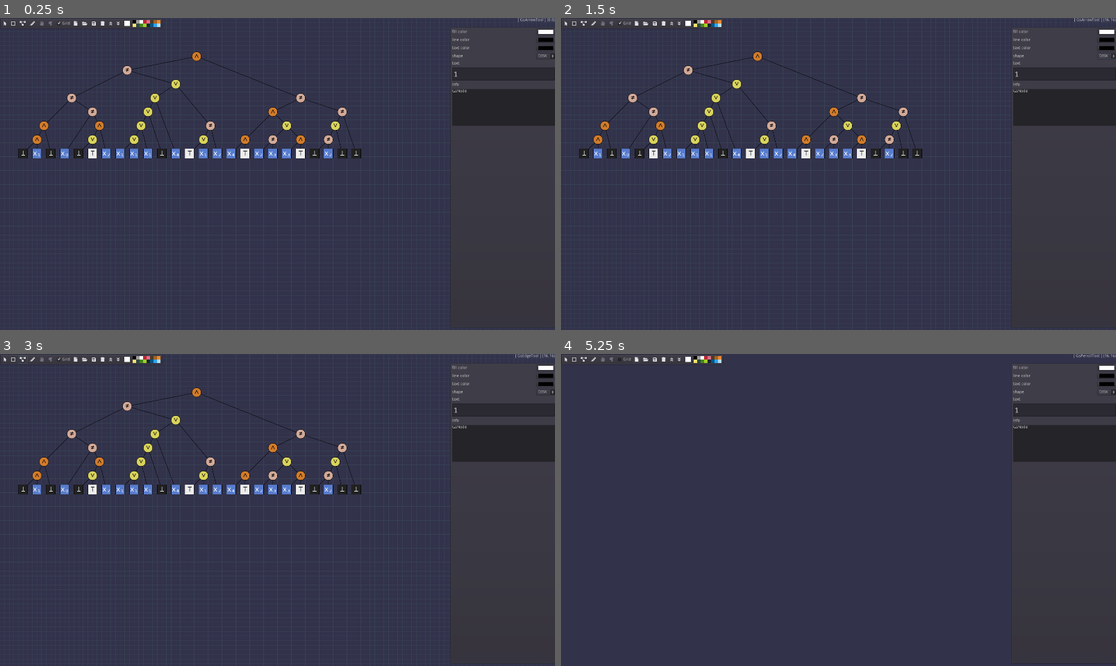
Above: before the commit, frames 1-4 (two rows, left to right).
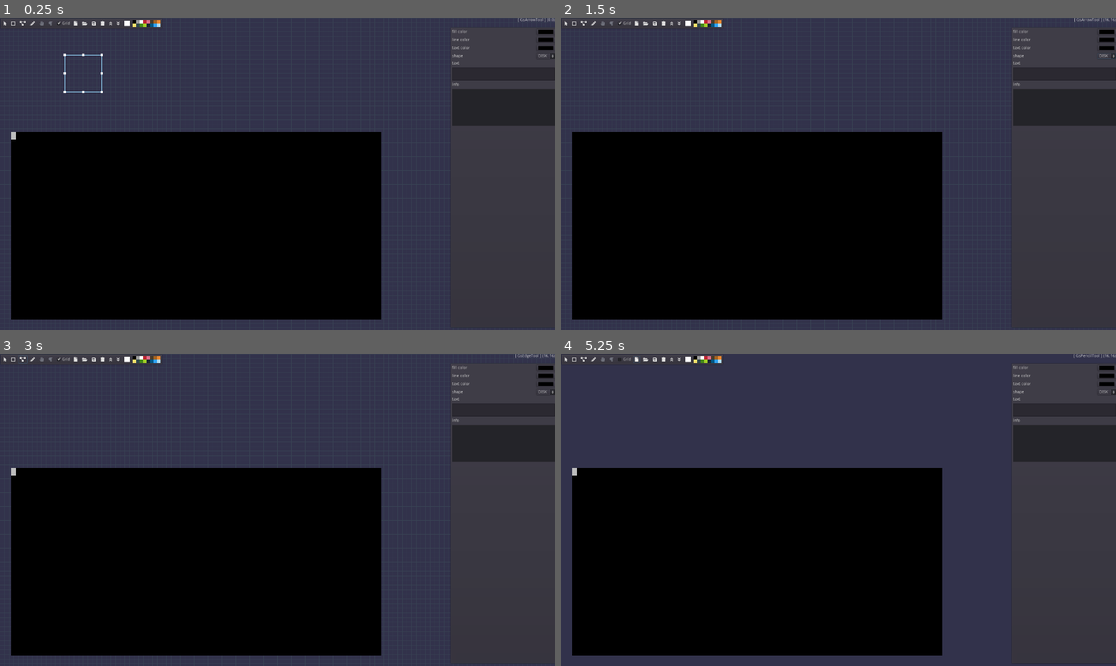
Above: after the commit, the same moments.

Repository: tangentstorm/fnarbmlyx
Game: Godot game, scene res://gslib/GsApp.tscn
Two runs of this game, one before a commit and one after it. Both use one fixed random seed, a clock stepped at 60 frames per second and the inputs below.
Inputs:
- Up to frame 1 (0.25 s): no input
- Up to frame 2 (1.5 s): click "DISK" at 0.5 s; click "" at 1.25 s
- Up to frame 3 (3 s): click "" at 2 s; click "" at 2.75 s
- Up to frame 4 (5.25 s): click "" at 3.5 s; click "Grid" at 4.25 s; click "" at 5 s

The runs differ from the first frame. In frame 1, 41% of the frame differs, in the area x 2-100%, y 3-97%; in frame 2, 41%; in frame 3, 41%; in frame 4, 40%.

Commit message:
introduce GsConsole

Diff:
--- a/gslib/GsApp.tscn
+++ b/gslib/GsApp.tscn
@@ -15,12 +15,12 @@
 [ext_resource path="res://gslib/tools/GsDragHelper.gd" type="Script" id=13]
 [ext_resource path="res://gslib/tools/GsEdgeTool.gd" type="Script" id=14]
 [ext_resource path="res://gslib/GsIndexedImage.gd" type="Script" id=15]
-[ext_resource path="res://gslib/scripts/gs-rnd-ast.gd" type="Script" id=16]
 [ext_resource path="res://gslib/GsGroup.gd" type="Script" id=17]
 [ext_resource path="res://gslib/GsApp.gd" type="Script" id=18]
 [ext_resource path="res://fonts/noto-font.tres" type="DynamicFont" id=19]
 [ext_resource path="res://gslib/GsCanvas.gd" type="Script" id=20]
 [ext_resource path="res://gslib/GsCamera.gd" type="Script" id=21]
+[ext_resource path="res://gslib/GsConsole.gd" type="Script" id=22]
 
 [sub_resource type="ButtonGroup" id=1]
 
@@ -590,12 +590,20 @@
 
 [node name="script" type="Node2D" parent="."]
 position = Vector2( 64, 96 )
-script = ExtResource( 16 )
-animated = false
 
 [node name="Timer" type="Timer" parent="script"]
 wait_time = 0.001
 autostart = true
+
+[node name="GsConsole" type="Control" parent="."]
+margin_left = 39.0
+margin_top = 394.0
+margin_right = 1315.0
+margin_bottom = 1043.0
+script = ExtResource( 22 )
+__meta__ = {
+"_edit_use_anchors_": false
+}
 
 [connection signal="color_changed" from="ui/inspector/vbox/fill_color/ColorPickerButton" to="ui/inspector" method="_on_fill_color_changed"]
 [connection signal="color_changed" from="ui/inspector/vbox/line_color/ColorPickerButton" to="ui/inspector" method="_on_line_color_changed"]
--- /dev/null
+++ b/gslib/GsConsole.gd
@@ -0,0 +1,67 @@
+tool class_name GsConsole extends Control
+
+export var font : Font = preload("res://fonts/noto-font.tres")
+export var font_base : Vector2 = Vector2(1,20)
+
+export var rng_seed : int = 82076 setget _set_rng_seed
+export var grid_wh : Vector2 = Vector2(80, 25)
+export var cell_wh : Vector2 = Vector2(16,26)
+export var cursor_visible: bool = true setget _set_cursor_visible
+
+var cursor_xy : Vector2 = Vector2.ZERO
+var fg : Color = Color.gray
+var bg : Color = Color.black
+
+var rng : RandomNumberGenerator = RandomNumberGenerator.new()
+
+var FGB : PoolColorArray
+var BGB : PoolColorArray
+var CHB : PoolIntArray # unicode code points
+
+func _set_rng_seed(v):
+	rng_seed = v
+	rng.seed = v
+
+func _set_cursor_visible(v):
+	cursor_visible = v
+	if $cursor: $cursor.visible = v
+
+func _ready():
+	var cursor = GsConsoleCursor.new()
+	cursor.rect_size = cell_wh
+	cursor.name = "cursor"
+	add_child(cursor)
+	_set_cursor_visible(cursor_visible)
+	_reset()
+	_cscr()
+
+func _reset():
+	fg = Color.gray
+	bg = Color.black
+
+func _cscr():
+	FGB = PoolColorArray()
+	BGB = PoolColorArray()
+	CHB = PoolIntArray()
+	for i in range(grid_wh.x * grid_wh.y):
+		FGB.append(fg)
+		BGB.append(bg)
+		CHB.append(32)
+
+func _rnd():
+	# fill buffer with random colored characters
+	# ("screen saver" for debugging / fps checks)
+	for i in range(grid_wh.x * grid_wh.y):
+		FGB[i] = 0x333333ff + (rng.randi_range(0, 0xcccccc) << 8)
+		BGB[i] = Color.black
+		CHB[i] = rng.randi_range(33,126)
+	update()
+
+func _draw():
+	var w = 80; var h = 16
+	for y in range(grid_wh.y):
+		for x in range(grid_wh.x):
+			var xy = Vector2(x,y)*cell_wh
+			var p = y * grid_wh.x + x
+			draw_rect(Rect2(xy, cell_wh), BGB[p])
+			draw_char(font, xy+font_base, char(CHB[p]), ' ', FGB[p])
--- /dev/null
+++ b/gslib/GsConsoleCursor.gd
@@ -0,0 +1,30 @@
+tool class_name GsConsoleCursor extends Control
+func get_class_name(): return "GsConsoleCursor"
+
+var fg : Color = Color.black
+var bg : Color = Color.gray
+export var ch : String = ' ' setget _set_ch
+export var font : Font
+export var base : Vector2 = Vector2(1,20)
+export var blink_rate : float = 0.5
+
+var blink_state : bool = true
+
+func _ready():
+	var timer = Timer.new()
+	timer.connect("timeout", self, '_blink')
+	timer.wait_time = blink_rate
+	timer.autostart = true
+	add_child(timer)
+
+func _blink():
+	blink_state = not blink_state
+	update()
+
+func _set_ch(v):
+	ch = v
+	update()
+
+func _draw():
+	if blink_state:
+		draw_rect(Rect2(Vector2.ZERO, rect_size), bg)
--- a/project.godot
+++ b/project.godot
@@ -48,6 +48,16 @@
 "class": "GsCamera",
 "language": "GDScript",
 "path": "res://gslib/GsCamera.gd"
+}, {
+"base": "Control",
+"class": "GsConsole",
+"language": "GDScript",
+"path": "res://gslib/GsConsole.gd"
+}, {
+"base": "Control",
+"class": "GsConsoleCursor",
+"language": "GDScript",
+"path": "res://gslib/GsConsoleCursor.gd"
 }, {
 "base": "GsBase",
 "class": "GsCurve",
@@ -148,6 +158,8 @@
 "GsArrowTool": "",
 "GsBase": "",
 "GsCamera": "",
+"GsConsole": "",
+"GsConsoleCursor": "",
 "GsCurve": "",
 "GsDragHelper": "",
 "GsEdge": "",
